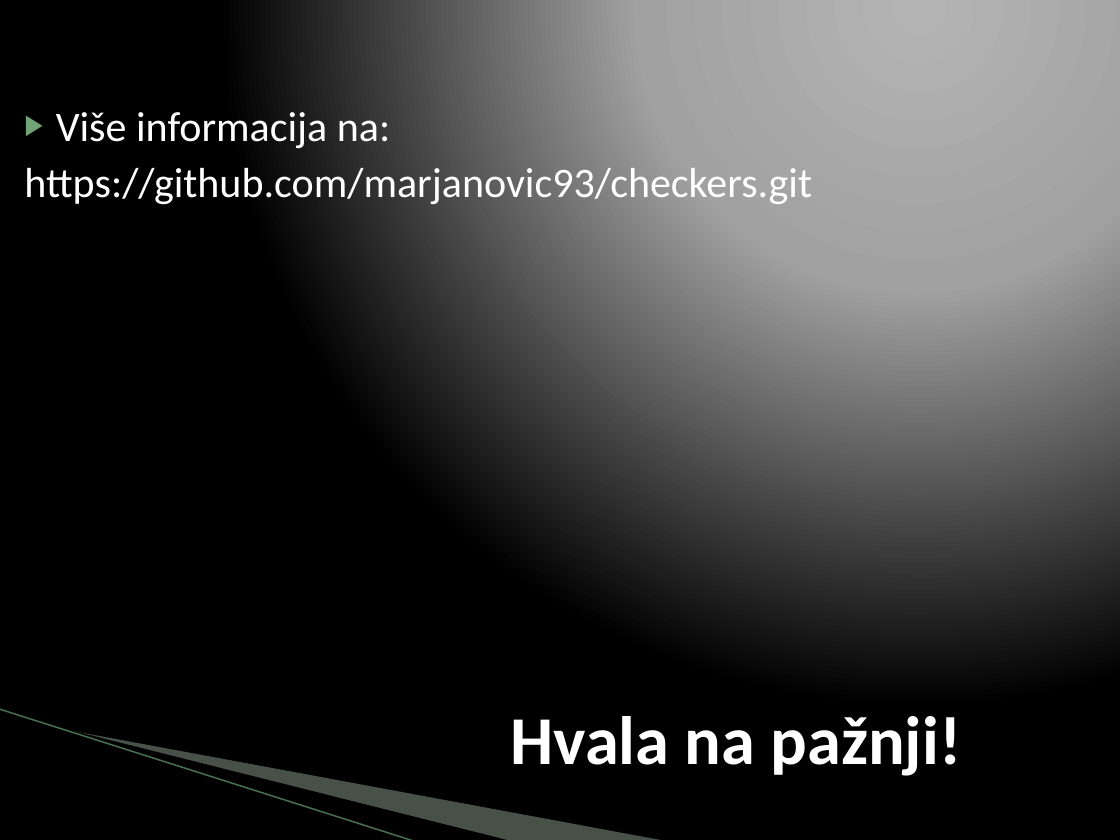
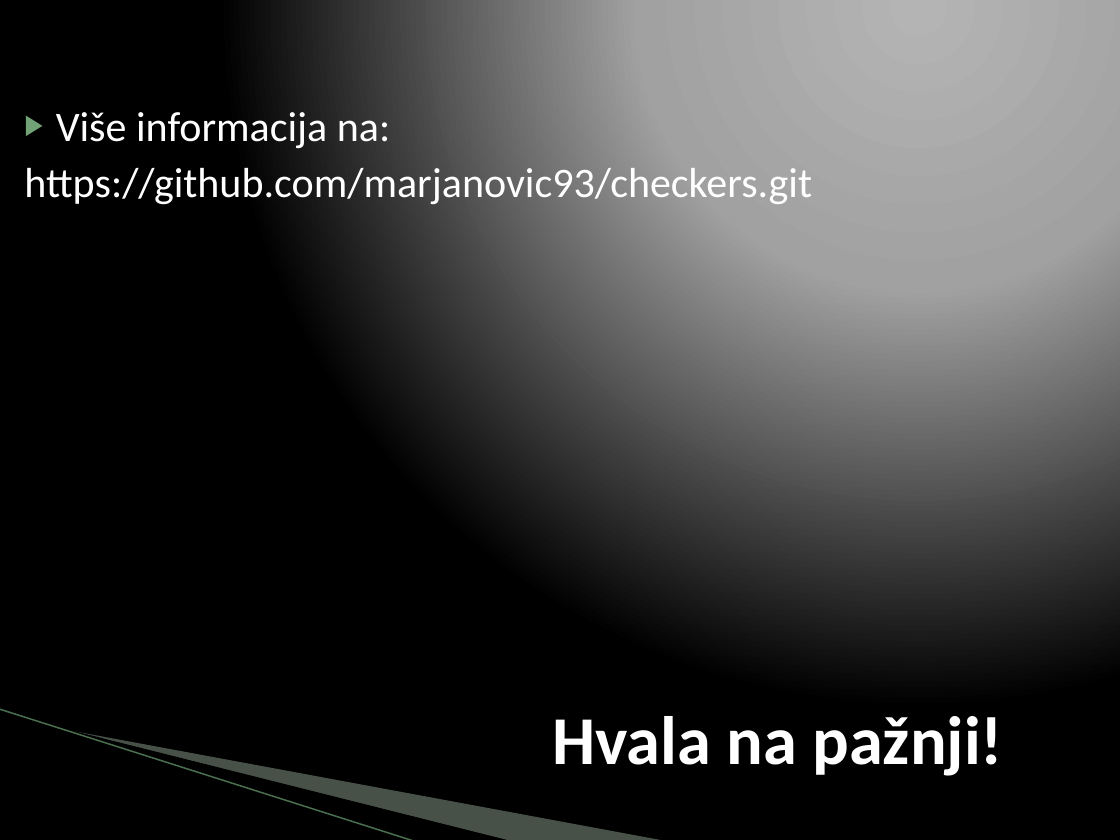
Before and after one commit to boimw/checkers, a slide deck: slide 22 of Projekat-Checkers.pptx (slide 13 before the commit). Drawn at 1120x840 pixels with LibreOffice and Linux fonts; fonts in the diff are those of the drawing; background and template pictures are left out. Boxes give left, top, right and bottom in pixels: in the first picture for what was removed or moved away, otherwise in the second. Text is boxed around its words. In the diff, an @@ line names an element or a change of style, - is before the commit and + after.

```diff
--- a/Projekat-Checkers.pptx
+++ b/Projekat-Checkers.pptx
@@ title "Hvala na pažnji!": place and size @@
-title "Hvala na pažnji!" at bbox=[510, 716, 962, 776]
+title "Hvala na pažnji!" at bbox=[552, 716, 1003, 776]
```
Also in this commit, not shown: 7 other slides changed, 12 slides added, 3 slides removed, 15 other files.
